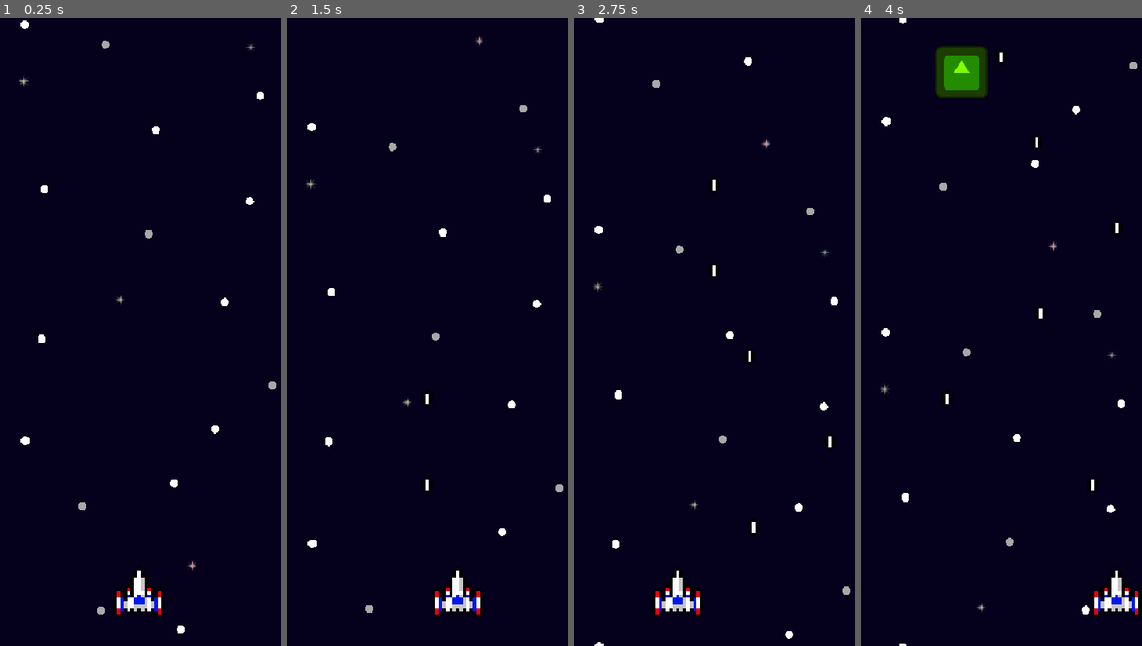
Above: before the commit, frames 1-4 (left to right).
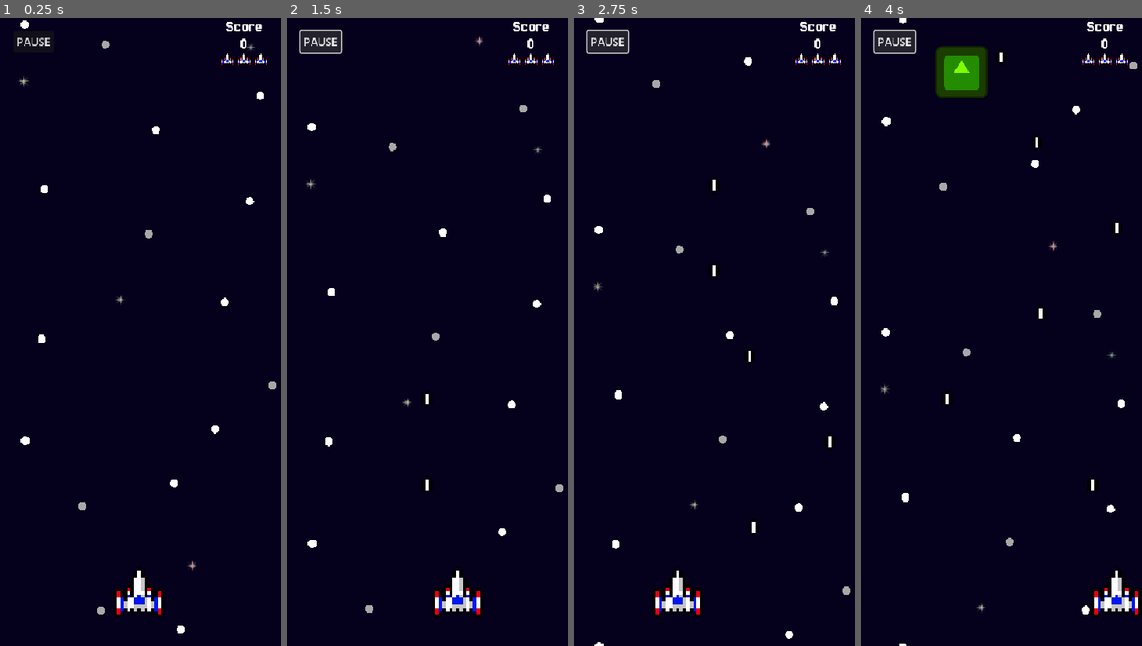
Above: after the commit, the same moments.

Repository: Juawo/space-shooter
Game: Godot game, scene res://scenes/game/gameWorld/game_world.tscn
The game is run twice, just before and just after one commit, with the same random seed, the same clock (stepped at 60 frames per second) and the same inputs. The engine's default icon, where the game draws it, is replaced by a stand-in: a white triangle on a blue panel in a dark square.
Inputs (mouse positions are in pixels of both pictures, inside the frame that each line leads up to):
- Up to frame 1 (0.25 s): no input
- Up to frame 2 (1.5 s): click (320, 43) at 0.5 s, where only the run after the commit has a clickable "PAUSE"; hold Right (ui_right) from 1.28 s (still down)
- Up to frame 3 (2.75 s): release Right (ui_right) at 2.03 s; hold Left (ui_left) from 2.03 s (still down)
- Up to frame 4 (4 s): release Left (ui_left) at 2.78 s; hold Right (ui_right) from 2.78 s (still down)

The runs differ from the first frame. In frame 1, 0.4% of the frame differs, in the area x 6-96%, y 0-8%; in frame 2, 0.9%, in the area x 4-96%, y 0-8%; in frame 3, 0.9%; in frame 4, 0.9%.

Commit message:
Add HUD implementation and integrate with game state for score and life updates

Diff:
--- a/scenes/game/gameWorld/game_world.tscn
+++ b/scenes/game/gameWorld/game_world.tscn
@@ -1,9 +1,10 @@
-[gd_scene load_steps=5 format=3 uid="uid://deo2xlnjykoj2"]
+[gd_scene load_steps=6 format=3 uid="uid://deo2xlnjykoj2"]
 
 [ext_resource type="Script" uid="uid://0tpc5vgmu38i" path="res://scripts/game/gameWorld/game_world.gd" id="1_im6e1"]
 [ext_resource type="PackedScene" uid="uid://set2xcrxaxm8" path="res://scenes/game/background/background.tscn" id="1_r2iep"]
 [ext_resource type="PackedScene" uid="uid://c8bvrgnu7smjw" path="res://scenes/game/player/player.tscn" id="2_lcs20"]
 [ext_resource type="PackedScene" uid="uid://b6ldni36gxx0u" path="res://scenes/game/enemies/enemies-spawner/enemies_spawner.tscn" id="4_uepgv"]
+[ext_resource type="PackedScene" uid="uid://l1a381jt4yc8" path="res://scenes/ui/Hud/hud.tscn" id="5_7j6fr"]
 
 [node name="GameWorld" type="Node2D"]
 script = ExtResource("1_im6e1")
@@ -15,3 +16,13 @@
 position = Vector2(204, 840)
 
 [node name="EnemiesSpawner" parent="." instance=ExtResource("4_uepgv")]
+
+[node name="Hud" parent="." instance=ExtResource("5_7j6fr")]
+anchors_preset = 0
+anchor_right = 0.0
+anchor_bottom = 0.0
+offset_top = 10.0
+offset_right = 412.0
+offset_bottom = 50.0
+grow_horizontal = 1
+size_flags_horizontal = 3
--- /dev/null
+++ b/scenes/ui/Hud/hud.tscn
@@ -0,0 +1,82 @@
+[gd_scene load_steps=4 format=3 uid="uid://l1a381jt4yc8"]
+
+[ext_resource type="Script" uid="uid://ddvu56av5q6em" path="res://scripts/ui/Hud/hud.gd" id="1_7ow3k"]
+[ext_resource type="FontFile" uid="uid://d30hgfkq7jl3v" path="res://assets/ui/fonts/Jersey_25/Jersey25-Regular.ttf" id="1_8rpsh"]
+[ext_resource type="Texture2D" uid="uid://bl1qcpmv6n4ks" path="res://assets/sprites/idle.png" id="3_uputy"]
+
+[node name="Hud" type="Control"]
+z_index = 20
+custom_minimum_size = Vector2(412, 40)
+layout_mode = 3
+anchor_right = 1.0
+anchor_bottom = 0.063
+offset_top = 19.0
+offset_bottom = 19.229
+grow_horizontal = 2
+size_flags_vertical = 0
+script = ExtResource("1_7ow3k")
+
+[node name="MarginContainer" type="MarginContainer" parent="."]
+layout_mode = 1
+anchors_preset = 15
+anchor_right = 1.0
+anchor_bottom = 1.0
+offset_top = -11.0
+offset_bottom = 21.0
+grow_horizontal = 2
+grow_vertical = 2
+theme_override_constants/margin_left = 20
+theme_override_constants/margin_top = 10
+theme_override_constants/margin_right = 20
+theme_override_constants/margin_bottom = 10
+
+[node name="VBoxContainer" type="HBoxContainer" parent="MarginContainer"]
+layout_mode = 2
+
+[node name="Button" type="Button" parent="MarginContainer/VBoxContainer"]
+layout_mode = 2
+size_flags_horizontal = 2
+size_flags_vertical = 6
+text = "PAUSE"
+
+[node name="ScoreLife" type="VBoxContainer" parent="MarginContainer/VBoxContainer"]
+layout_mode = 2
+size_flags_horizontal = 10
+theme_override_constants/separation = 0
+alignment = 1
+
+[node name="ScoreLabel" type="Label" parent="MarginContainer/VBoxContainer/ScoreLife"]
+layout_mode = 2
+theme_override_fonts/font = ExtResource("1_8rpsh")
+theme_override_font_sizes/font_size = 24
+text = "Score"
+horizontal_alignment = 1
+vertical_alignment = 1
+
+[node name="ScoreValue" type="Label" parent="MarginContainer/VBoxContainer/ScoreLife"]
+layout_mode = 2
+theme_override_fonts/font = ExtResource("1_8rpsh")
+theme_override_font_sizes/font_size = 24
+text = "0"
+horizontal_alignment = 1
+vertical_alignment = 1
+
+[node name="LifeHud" type="HBoxContainer" parent="MarginContainer/VBoxContainer/ScoreLife"]
+layout_mode = 2
+
+[node name="TextureRect" type="TextureRect" parent="MarginContainer/VBoxContainer/ScoreLife/LifeHud"]
+custom_minimum_size = Vector2(20, 20)
+layout_mode = 2
+texture = ExtResource("3_uputy")
+
+[node name="TextureRect2" type="TextureRect" parent="MarginContainer/VBoxContainer/ScoreLife/LifeHud"]
+custom_minimum_size = Vector2(20, 20)
+layout_mode = 2
+texture = ExtResource("3_uputy")
+
+[node name="TextureRect3" type="TextureRect" parent="MarginContainer/VBoxContainer/ScoreLife/LifeHud"]
+custom_minimum_size = Vector2(20, 20)
+layout_mode = 2
+texture = ExtResource("3_uputy")
+
+[connection signal="pressed" from="MarginContainer/VBoxContainer/Button" to="." method="_on_button_pressed"]
--- a/scripts/game/gameWorld/game_world.gd
+++ b/scripts/game/gameWorld/game_world.gd
@@ -1 +1,7 @@
 extends Node2D
+
+@onready var hud: Control = $Hud
+@onready var player: CharacterBody2D = $Player
+
+func _ready() -> void:
+	player.life_change.connect(hud.update_life)
--- a/scripts/game/player/player.gd
+++ b/scripts/game/player/player.gd
@@ -1,6 +1,7 @@
 extends CharacterBody2D
 
 signal gameOver
+signal life_change(life_value)
 
 @export var bullet_scene := preload("res://scenes/game/player/player_bullet.tscn")
 @onready var marker_2d: Marker2D = $Marker2D
@@ -16,6 +17,7 @@
 var playerLife := 3 :
 	set (new_value) :
 		playerLife = new_value
+		life_change.emit(new_value)
 		if new_value == 0:
 			gameOver.emit()
 			print("GameOver")
--- a/scripts/game/session-state.gd
+++ b/scripts/game/session-state.gd
@@ -1,9 +1,11 @@
 extends Node
+
+signal value_changed(value:int)
 
 var current_score :int = 0 :
 	set (new_value) :
 		current_score = new_value
-		print(current_score)
+		value_changed.emit(new_value)
 		if new_value > high_score:
 			high_score = new_value
 			SaveManager.high_score = high_score
--- /dev/null
+++ b/scripts/ui/Hud/hud.gd
@@ -0,0 +1,33 @@
+extends Control
+
+@onready var score_value: Label = $MarginContainer/VBoxContainer/ScoreLife/ScoreValue
+@onready var life_hud: HBoxContainer = $MarginContainer/VBoxContainer/ScoreLife/LifeHud
+
+func _ready() -> void:
+	SessionState.value_changed.connect(update_hud)
+
+func update_hud(score : int) -> void:
+	score_value.text = str(score)
+
+func _on_button_pressed() -> void:
+	pass # Replace with function body.
+
+func reset_life():
+	var lifes = life_hud.get_children()
+	for life in lifes :
+		life.visible = true
+
+func update_life(life_value : int):
+	var lifes = life_hud.get_children()
+	if life_value < lifes.size():
+		animate_life(lifes[life_value])
+
+func animate_life(life_node : TextureRect):
+	var tween = create_tween()
+
+	for i in range(2):
+		tween.tween_property(life_node, "modulate:a", 0.0, 0.1) # a = alpha (transparência)
+		tween.tween_property(life_node, "modulate:a", 1.0, 0.1)
+
+	tween.tween_property(life_node, "modulate:a", 0.0, 0.2)
+	tween.finished.connect(func(): life_node.visible = false)
Not shown, added: scripts/ui/Hud/hud.gd.uid
